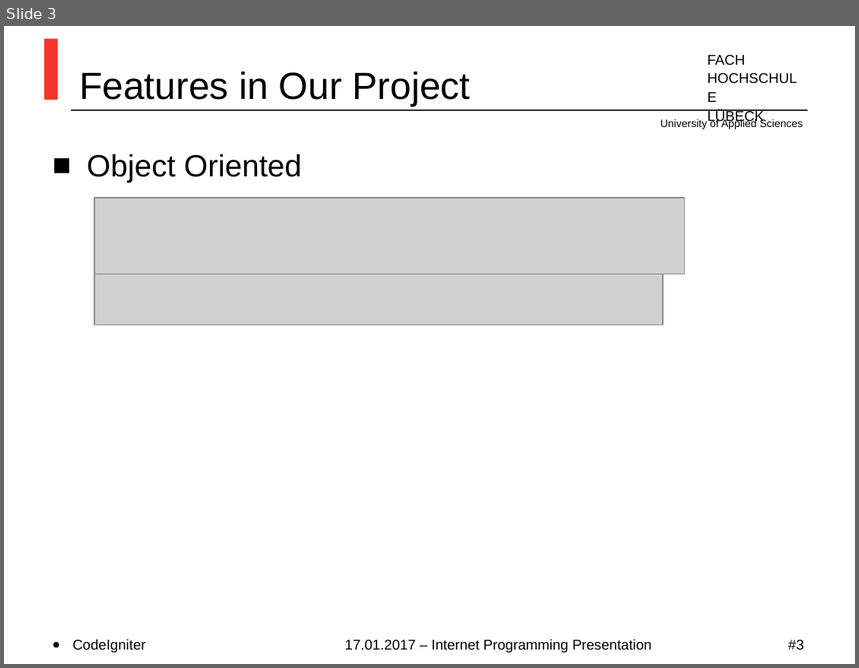
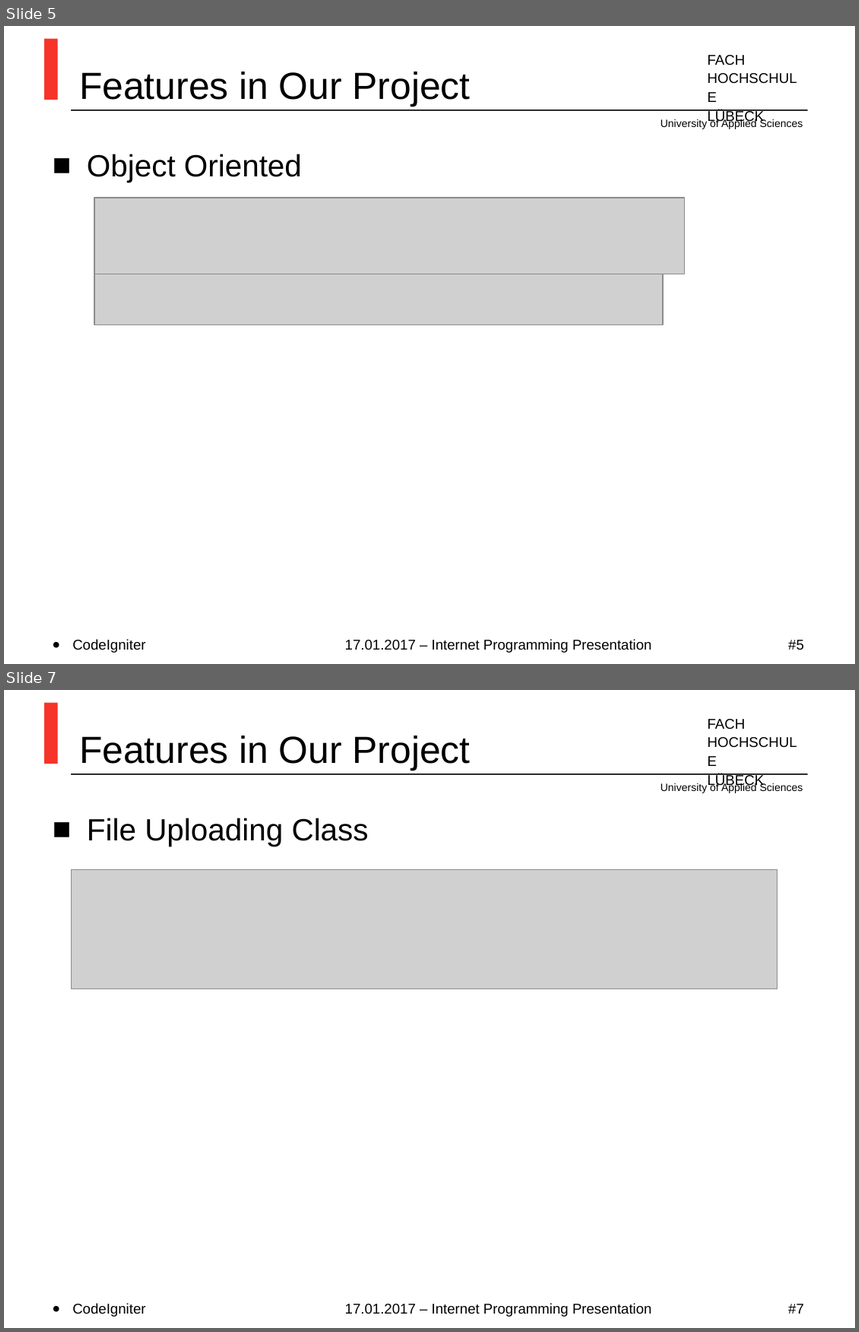
Before and after one commit to MirrShad/TiniBlog, a slide deck: Index.ppt. Shown one above the other, each under a label of ours: slide 3 before the commit, slides 5 and 7 after it; the slides between them are not shown. The pictures are 859x668 and 859x1332 pixels, drawn with LibreOffice and Linux fonts; fonts in the diff are those of the drawing; grey boxes stand for pictures; background and template pictures are left out. Boxes give left, top, right and bottom in pixels: in the first picture for what was removed or moved away, otherwise in the second. Text is boxed around its words. In the diff, an @@ line names an element or a change of style, - is before the commit and + after.

```diff
--- a/Index.ppt
+++ b/Index.ppt
@@ slide 7 added at (4,690,855,1328), background #FFFFFF; not listed: 4 template elements that a slide beside it also shows @@
@@ title added at (79,736,471,771), 32 pt, text #000000 @@
+Features in Our Project
@@ text added at (87,818,369,847), 26 pt, text #000000 @@
+■ File Uploading Class
@@ picture added at (71,869,777,989) @@
@@ text added at (72,1303,145,1317), 12 pt, text #000000 @@
+• CodeIgniter
@@ text added at (345,1303,652,1317), 12 pt, text #000000 @@
+17.01.2017 – Internet Programming Presentation
@@ page number added at (788,1304,804,1314), 12 pt, text #000000 @@
+#7
@@ what was slide 3 is now slide 5 @@
@@ page number at (788,640,804,651): text changed @@
-#3
+#5
```
Also in this commit, not shown: 6 slides changed, 4 other slides added.
